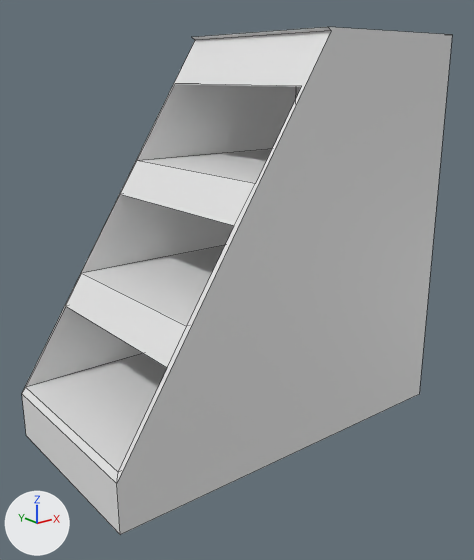
An edit to the Blender file BlenderModels/GasStation/Interior/PromoStands.blend, drawn before and after from the same camera.
Both versions are drawn from a 50 mm camera at (-2.04, -2.58, 1.81) aimed at (-0.03, -0.06, 0.8). The lights are fixed; the arrows at lower left show +X, +Y and +Z. The older version comes first. Mesh edges are drawn as thin lines.

Names of what the first picture shows: 'PromoStands'.
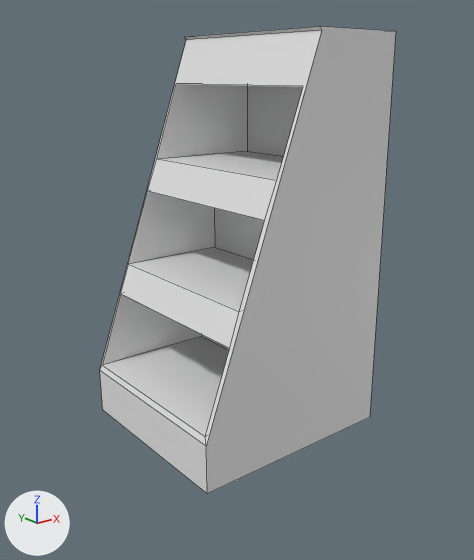
What differs and where, as boxes [x1, y1, x2, y2] in the pictures (474 x 560 px):
'PromoStands', reshaped, rescaled, modifiers changed (31% narrower, 8% shorter)
    before: [22, 27, 452, 535]
    after: [100, 26, 396, 494]

The edits, one by one:
Mesh me_cube_001 is new.
It has 38 vertices, 26 faces and spans x -1.0..1.0, y -1.0..1.0, z -1.0..1.0.
It uses material mat_material (white #e7e7e7).
Object 'PromoStands' (ob_promostands) now shows me_cube_001 instead of me_cube.
Object 'PromoStands' (ob_promostands) loses its BOOLEAN modifier named 'Boolean'.
Modifier setting removed (it was object = ob_promostands_001).
Object 'PromoStands' (ob_promostands) loses its BOOLEAN modifier named 'Boolean.001'.
Modifier setting removed (it was object = ob_promostands_002).
Object 'PromoStands' (ob_promostands) loses its BOOLEAN modifier named 'Boolean.002'.
Modifier setting removed (it was object = ob_promostands_004).
Object 'PromoStands' (ob_promostands) loses its BOOLEAN modifier named 'Boolean.003'.
Modifier setting removed (it was object = ob_promostands_003).
Object 'PromoStands' (ob_promostands) loses its BOOLEAN modifier named 'Boolean.004'.
Modifier setting removed (it was object = ob_promostands_005).
Object 'PromoStands' (ob_promostands) is rescaled from (1.0, 0.5, 1.0) to (0.556, 0.5, 1.0).
